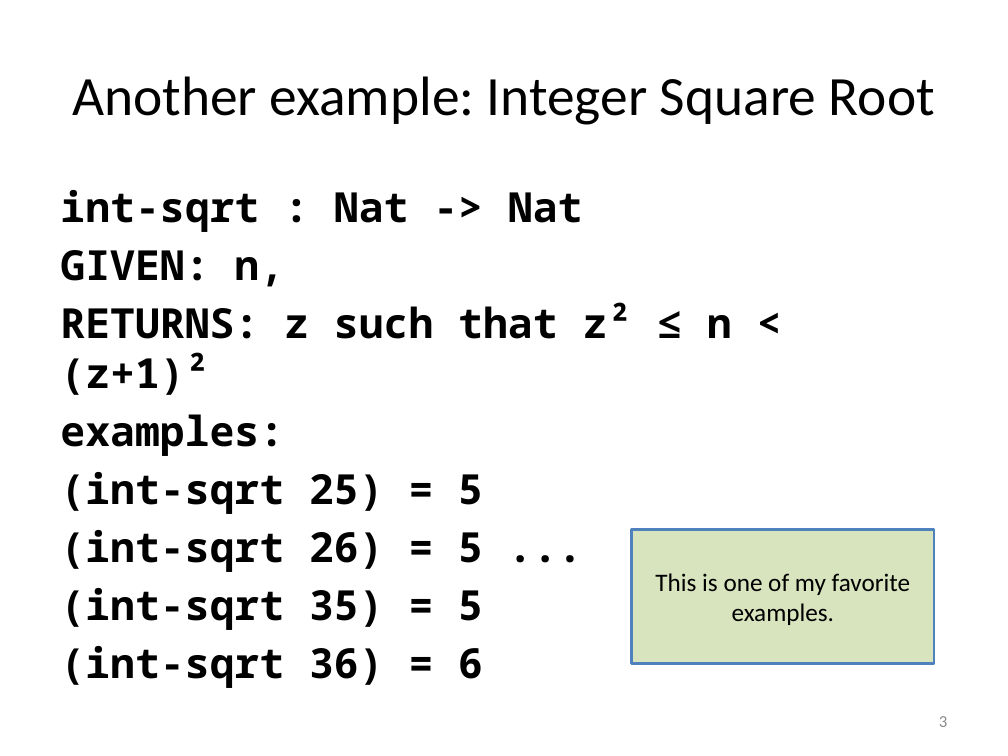
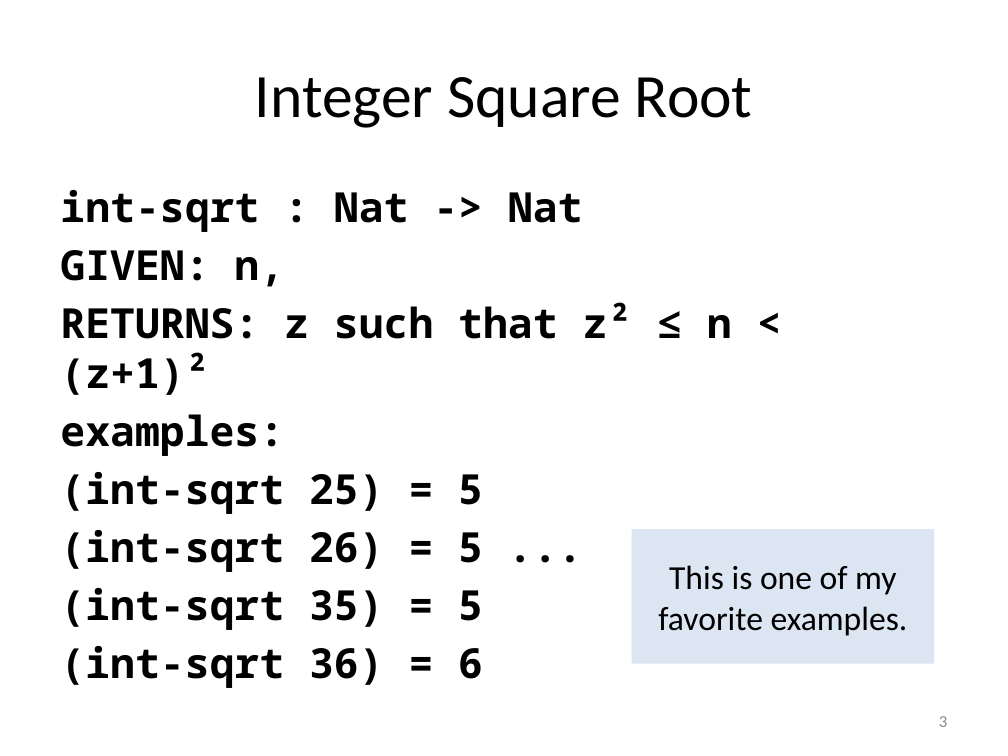
Before and after one commit to mwand/cs5010f16, a slide deck: slide 3 of Slides/Lesson 8.6 Integer Square Root.pptx. Drawn at 1008x756 pixels with LibreOffice and Linux fonts; fonts in the diff are those of the drawing. Boxes give left, top, right and bottom in pixels: in the first picture for what was removed or moved away, otherwise in the second. Text is boxed around its words. In the diff, an @@ line names an element or a change of style, - is before the commit and + after.

```diff
--- a/Slides/Lesson 8.6 Integer Square Root.pptx
+++ b/Slides/Lesson 8.6 Integer Square Root.pptx
@@ title at <box>255,77,753,128</box>: text changed; size 39.6 to 44 pt @@
-Another example: Integer Square Root
+Integer Square Root
@@ rectangle "This is one of my ..." at <box>632,529,934,663</box>: size 18 to 24 pt; fill #D7E4BD to #DCE6F2; outline #4F81BD 2 pt to none @@
```
Also in this commit, not shown: 5 other slides changed, 7 other files.
